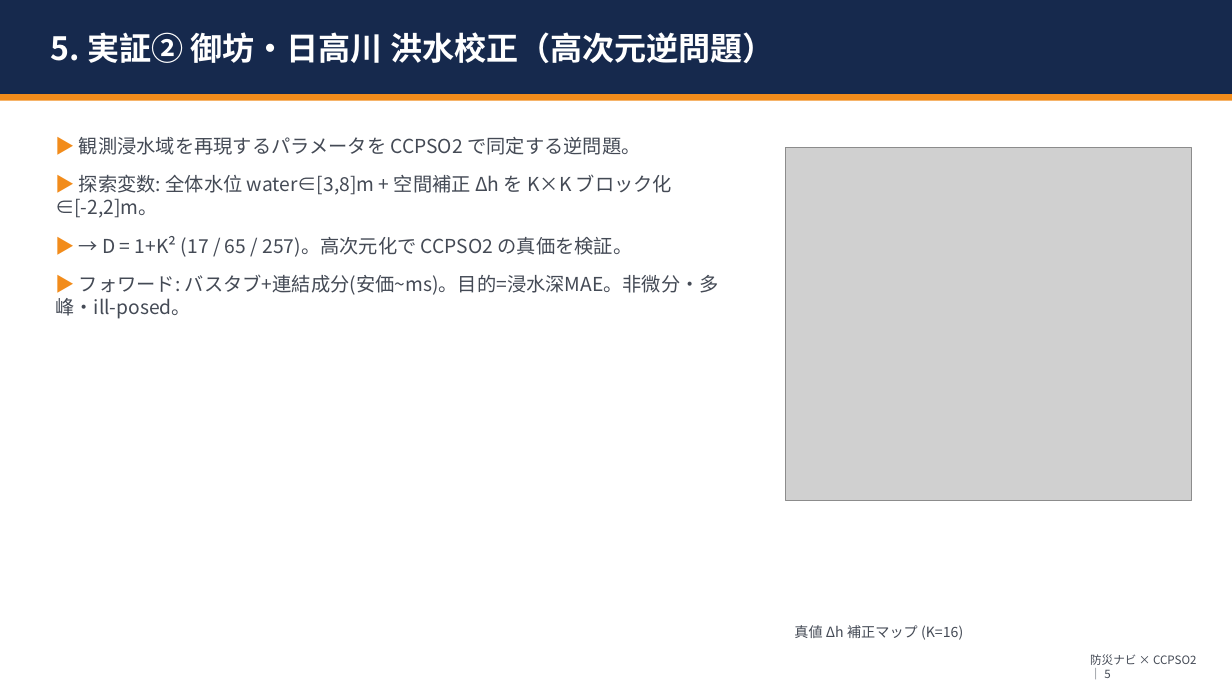
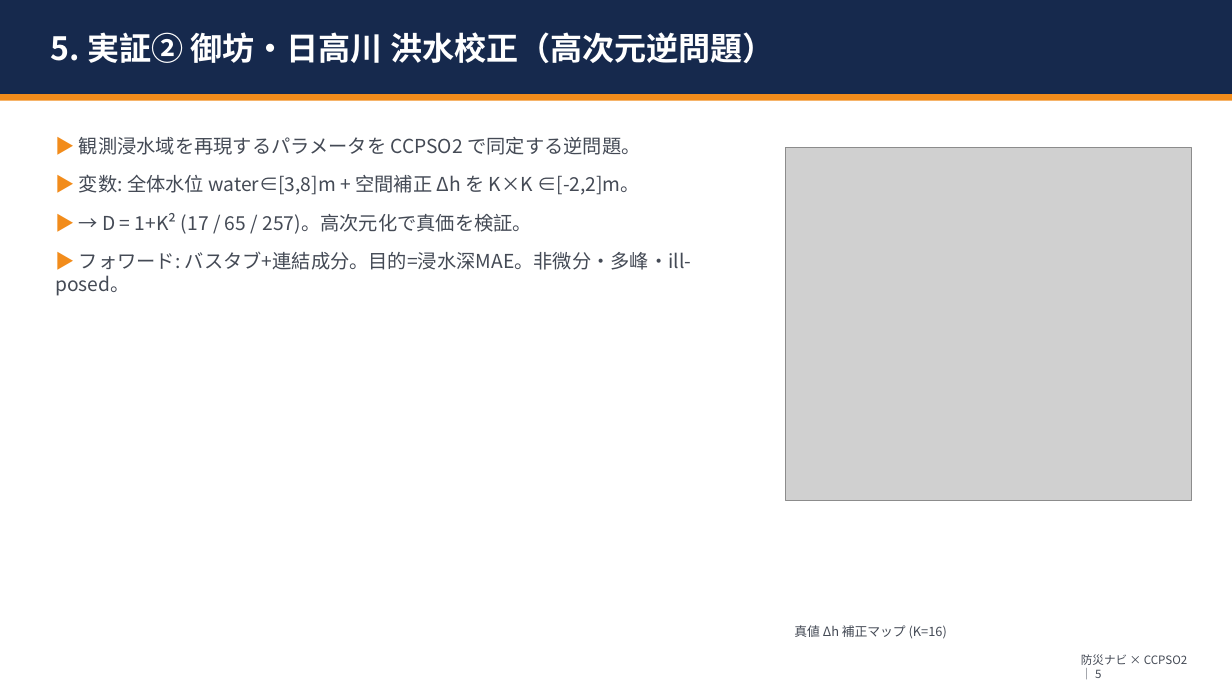
Before and after one commit to ntaku256/flood_pso, a slide deck: slide 6 of docs/特別研究_進捗整理_202606.pptx. Drawn at 1232x693 pixels with LibreOffice and Linux fonts; fonts in the diff are those of the drawing; grey boxes stand for pictures. Boxes give left, top, right and bottom in pixels: in the first picture for what was removed or moved away, otherwise in the second. Text is boxed around its words. In the diff, an @@ line names an element or a change of style, - is before the commit and + after.

```diff
--- a/docs/特別研究_進捗整理_202606.pptx
+++ b/docs/特別研究_進捗整理_202606.pptx
@@ text at [55, 174, 691, 296]: text changed @@
-▶ 探索変数: 全体水位 water∈[3,8]m + 空間補正 Δh を K×K ブロック化 ∈[-2,2]m。
-▶ → D = 1+K² (17 / 65 / 257)。高次元化で CCPSO2 の真価を検証。
-▶ フォワード: バスタブ+連結成分(安価~ms)。目的=浸水深MAE。非微分・多峰・ill-posed。
+▶ 変数: 全体水位 water∈[3,8]m + 空間補正 Δh を K×K ∈[-2,2]m。
+▶ → D = 1+K² (17 / 65 / 257)。高次元化で真価を検証。
+▶ フォワード: バスタブ+連結成分。目的=浸水深MAE。非微分・多峰・ill-posed。
@@ text "真値 Δh 補正マップ (K=16)" at [794, 625, 947, 639]: size 11 to 10 pt @@
@@ text "防災ナビ × CCPSO2 ｜ 5": place and size @@
-text "防災ナビ × CCPSO2 ｜ 5" at [1090, 654, 1196, 678]
+text "防災ナビ × CCPSO2 ｜ 5" at [1081, 654, 1187, 678]
```
Also in this commit, not shown: 10 other slides changed, 4 slides added, 3 slides removed, 48 other files.
